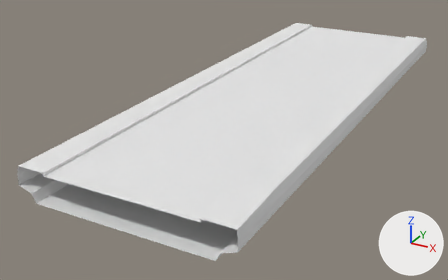
What one commit did to the OBJ model mesh/22/br4_elevated_segment-1_HC.obj.
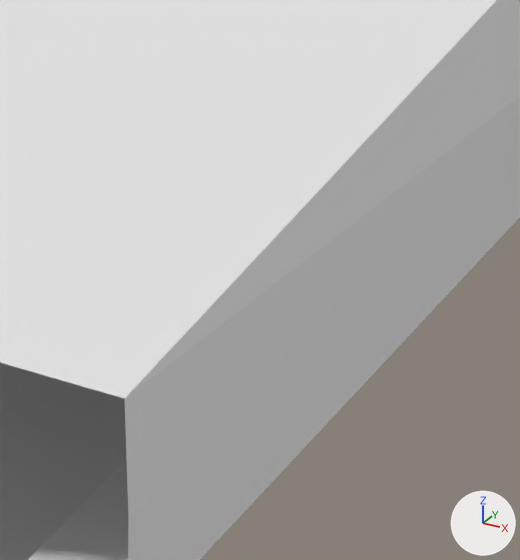
Each version is shown whole from a 50 mm lens placed at (29.3, -67.0, 24.5), pointed at (-4.8, -5.0, -6.5), then close up on the part from 50% to 61% of the width and 68% to 88% of the height. Lighting does not change. The marker at lower right points along +X, +Y and +Z. Where no turn or scale is listed for an object, it has been applied to the vertices.

Objects in the first close-up: 'br4_elevated_segment-1_HC'.
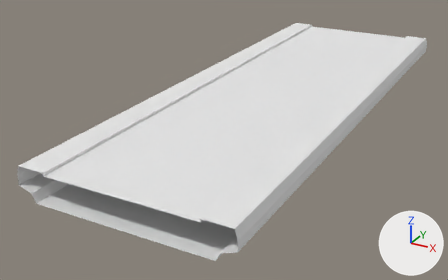
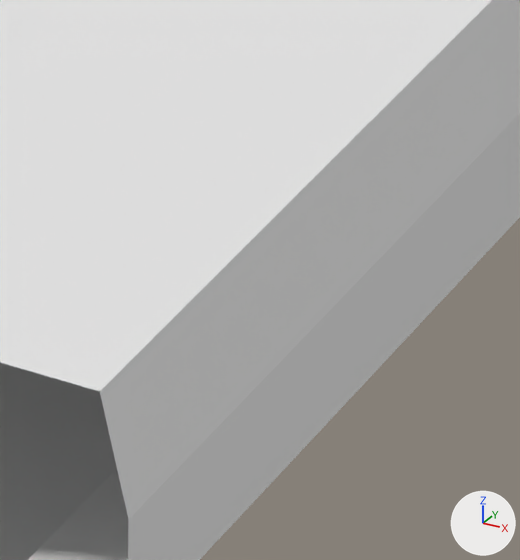
The change, as a list of edits to the scene's bpy script:
```text
Change me_br4_elevated_segment_1_hc:
    used by ob_br4_elevated_segment_1_hc; location = (0.0, 0.0, 0.0)
    remove me_br4_elevated_segment_1_hc.from_pydata(...)  # 144 vertices, 256 faces; spans x -11.2..11.2, y -32.0..32.0, z -3.4..0.0
    add me_br4_elevated_segment_1_hc.from_pydata(...)  # 400 vertices, 768 faces; spans x -11.2..11.2, y -32.0..32.0, z -3.4..0.0
    me_br4_elevated_segment_1_hc part 1: 1 vertex removed from x 11.2, y -32.0, z 0.0; 257 vertices added at x -11.2..11.2, y -32.0..29.3, z -3.4..0.0
```

What differs and where, as boxes (x1, y1, x2, y2) in the close-ups (520 x 560 px):
part 1 of me_br4_elevated_segment_1_hc, built on
    both: (97, 0, 499, 519)
